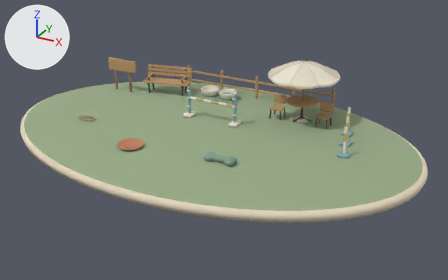
Two versions of the glTF model public/models/yard-furniture.glb, one commit apart.
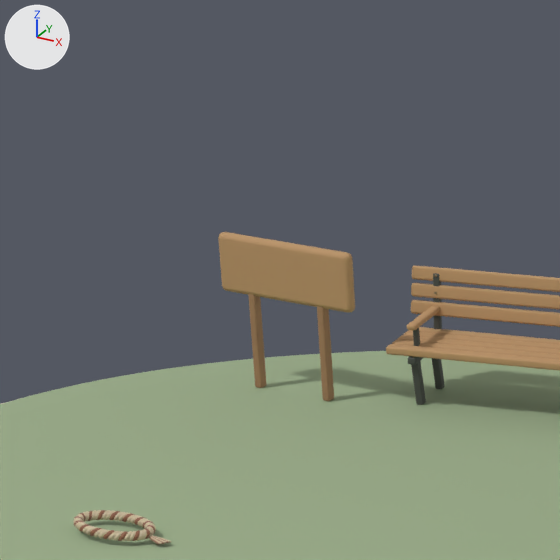
Old and new are each drawn whole from a 50 mm lens placed at (12.81, -21.85, 10.66), pointed at (0.89, -0.18, -0.18) and again close up on the part from 14% to 40% of the width and 3% to 45% of the height. Lighting does not change. The marker at upper left points along +X, +Y and +Z. The older version's two pictures come first. Where no turn or scale is listed for an object, it has been applied to the vertices. Vertices at exactly the same position are counted once.

The scene before the commit, as lines of its bpy script (objects in view):
```python
me_lawn_surface = bpy.data.meshes.new('Lawn surface')
me_lawn_surface.from_pydata(...)  # 322 vertices, 640 faces; spans x -9.2..9.2, y -6.1..6.1, z -0.1..0.0
me_lawn_surface.materials.append(mat_lawn_surface)  # greyish green #99ac88
me_큐브 = bpy.data.meshes.new('큐브')
me_큐브.from_pydata(...)  # 2190 vertices, 4288 faces; spans x -3.13..8.91, y -0.74..1.82, z -0.61..1.07
me_큐브.materials.append(mat_yard_oak)  # brown #ba9367
me_큐브_021 = bpy.data.meshes.new('큐브.021')
me_큐브_021.from_pydata(...)  # 1456 vertices, 2836 faces; spans x -4.95..5.34, y -1.46..0.28, z -0.19..2.61
me_큐브_021.materials.append(mat_oak_end_grain)  # brown #a27c59
ob_lawn_surface = bpy.data.objects.new('Lawn surface', me_lawn_surface)
ob_lawn_surface.location = (0.0, 0.0, 0.0)
ob_oak_end_grain = bpy.data.objects.new('Oak end grain', me_큐브_021)
ob_oak_end_grain.location = (-2.15, 4.0, 0.195)
ob_yard_oak = bpy.data.objects.new('Yard oak', me_큐브)
ob_yard_oak.location = (-4.33, 3.088, 0.61)
# also in view: 'Warm graphite' at (-0.43, 3.32, 0.62); 'Braided cotton tug' at (-5.5, -1.5, 0.09)
```
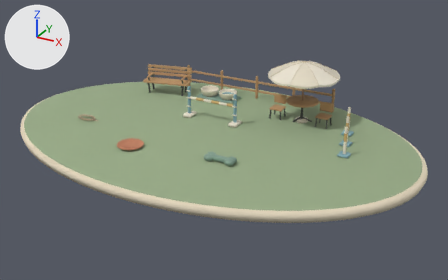
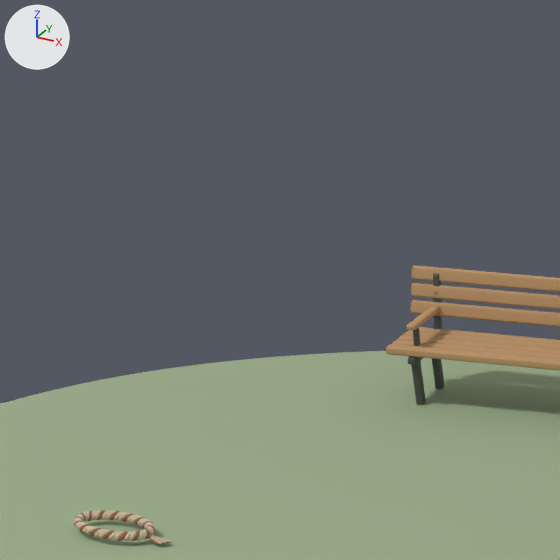
Boxes (x1, y1, x2, y2) around the edits, measured in the close-ups (560 x 560 px):
'Yard oak', reshaped: before (218, 232, 560, 371); after (386, 265, 560, 371)
'Oak end grain', reshaped (not visible afterwards): before (248, 294, 334, 401)
part 1 of me_큐브_021, deleted (brown): before (248, 294, 267, 388)
part 2 of me_큐브_021, deleted (brown): before (317, 306, 334, 401)
part 3 of me_큐브, deleted (brown): before (218, 232, 355, 313)

The edits, one by one:
me_큐브_021 is used by ob_oak_end_grain; location (-2.15, 4.0, 0.195).
me_큐브_021 had 1456 vertices, 2836 faces and spanned x -4.95..5.34, y -1.46..0.28, z -0.19..2.61.
me_큐브_021 now has 1264 vertices, 2460 faces and spans x -0.34..5.34, y -0.94..0.28, z -0.11..2.61.
me_큐브_021 part 1: the loose piece of 96 vertices spanning x -4.95..-4.86, y -1.46..-1.35, z -0.19..1.2 is deleted.
me_큐브_021 part 2: the loose piece of 96 vertices spanning x -4.05..-3.95, y -1.46..-1.35, z -0.19..1.2 is deleted.
me_큐브 is used by ob_yard_oak; location (-4.33, 3.088, 0.61).
me_큐브 had 2190 vertices, 4288 faces and spanned x -3.13..8.91, y -0.74..1.82, z -0.61..1.07.
me_큐브 now has 2098 vertices, 4108 faces and spans x -1.34..8.91, y -0.74..1.82, z -0.61..0.69.
me_큐브 part 3: the loose piece of 92 vertices spanning x -3.13..-1.41, y -0.55..-0.42, z 0.42..1.07 is deleted.
